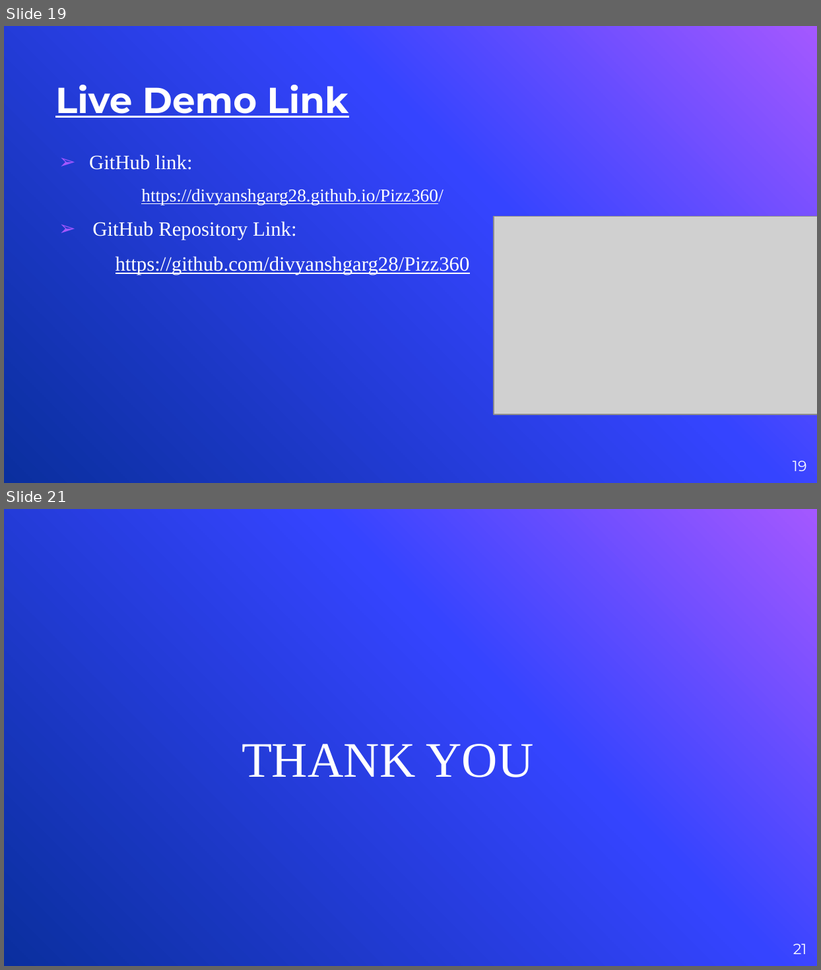
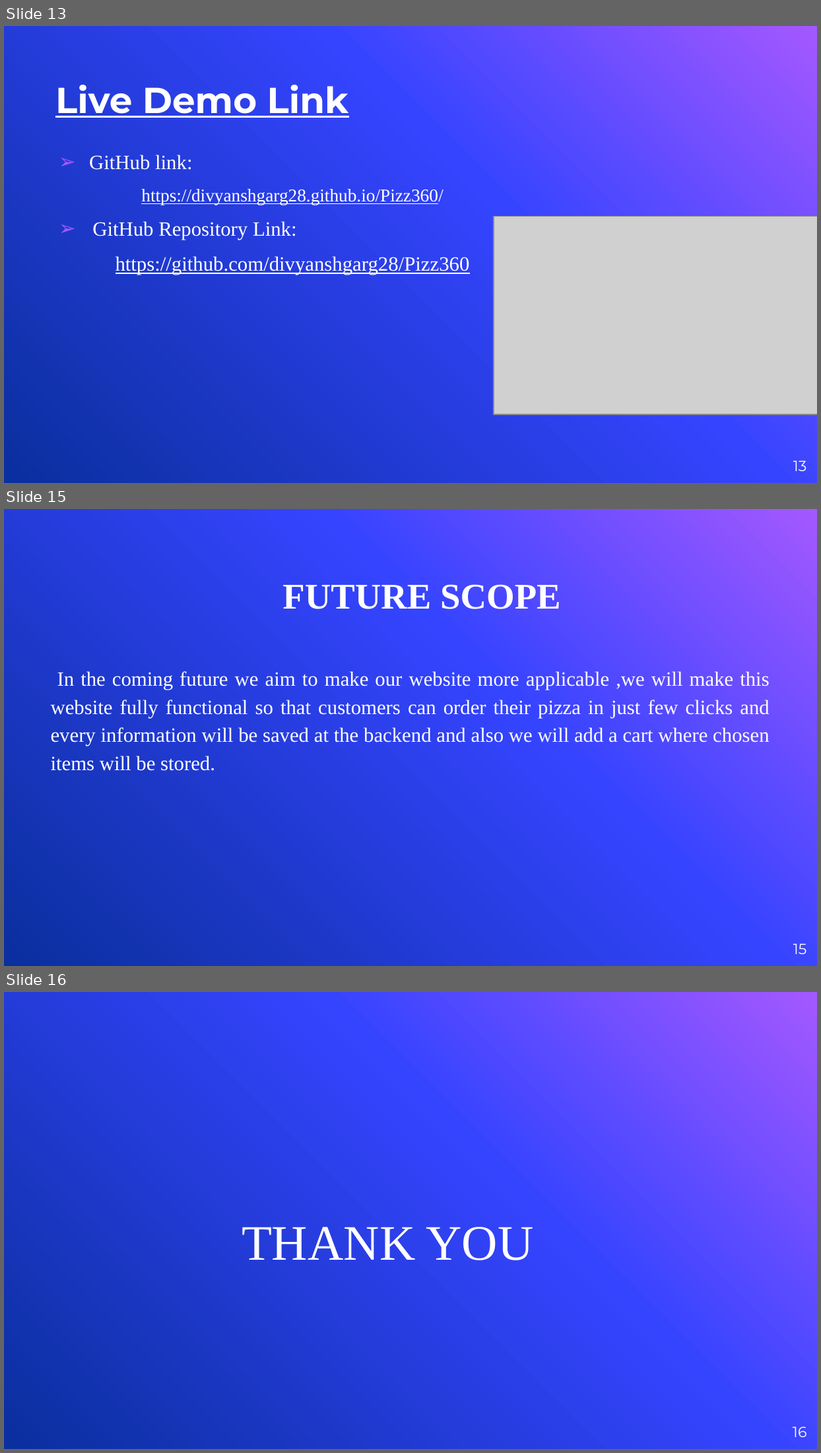
Before and after one commit to divyanshgarg28/Pizz360, a slide deck: Pizz360- Mini Project PPT.pptx. Shown one above the other, each under a label of ours: slides 19 and 21 before the commit, slides 13, 15 and 16 after it; the slides between them are not shown. The pictures are 821x970 and 821x1453 pixels, drawn with LibreOffice and Linux fonts; fonts in the diff are those of the drawing; grey boxes stand for pictures; background and template pictures are left out. Boxes give left, top, right and bottom in pixels: in the first picture for what was removed or moved away, otherwise in the second. Text is boxed around its words. In the diff, an @@ line names an element or a change of style, - is before the commit and + after.

```diff
--- a/Pizz360- Mini Project PPT.pptx
+++ b/Pizz360- Mini Project PPT.pptx
@@ slide 15 added at (4, 509, 817, 966), background picture (left out) @@
@@ title added at (283, 584, 561, 609), 32 pt, text #FFFFFF, bold @@
+FUTURE SCOPE
@@ text added at (51, 671, 769, 771), 18 pt, text #FFFFFF @@
+In the coming future we aim to make our website more applicable ,we will make this website fully functional so that customers can order their pizza in just few clicks and every information will be saved at the backend and also we will add a cart where chosen items will be stored.
@@ page number added at (793, 944, 807, 955), 13 pt, text #FFFFFF @@
+15
@@ what was slide 19 is now slide 13 @@
@@ page number at (793, 461, 807, 472): text changed @@
-19
+13
@@ what was slide 21 is now slide 16 @@
@@ page number at (793, 1427, 807, 1438): text changed @@
-21
+16
```
Also in this commit, not shown: 1 slide changed, 5 other slides added, 11 slides removed, 2 other files.
